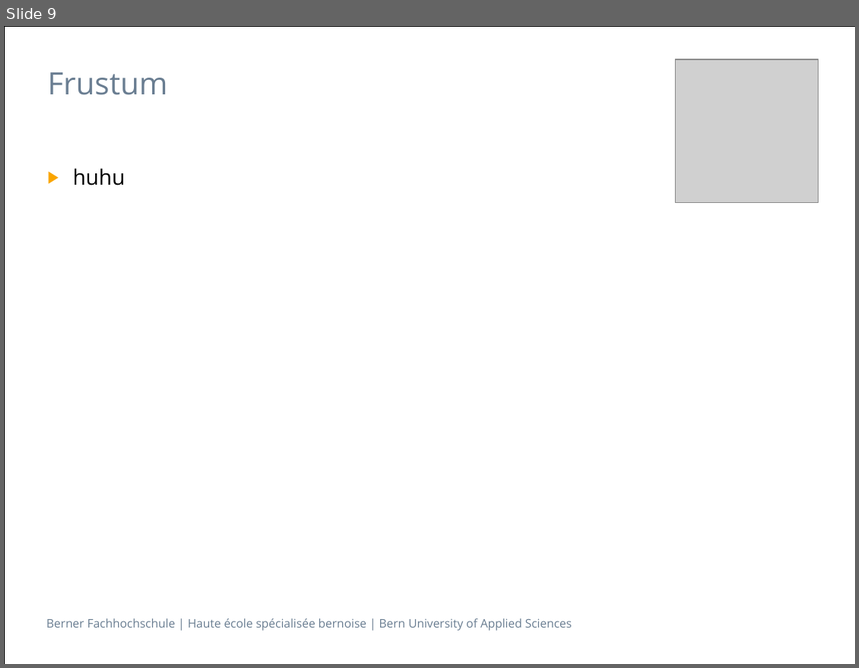
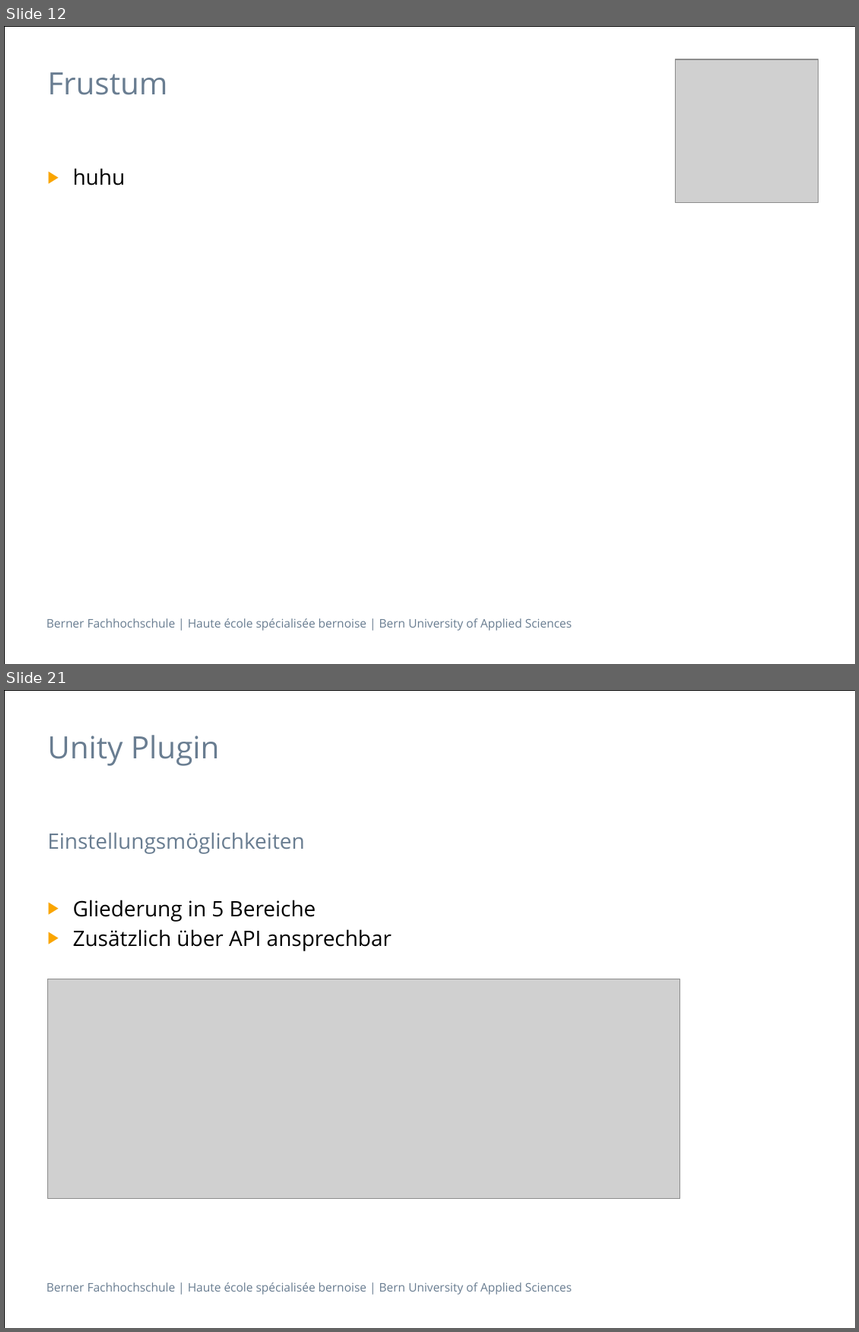
Before and after one commit to cpvrlab/UnityCavePlugin, a slide deck: docs/Presentation/Presentation_part_julien.pptx. Shown one above the other, each under a label of ours: slide 9 before the commit, slides 12 and 21 after it; the slides between them are not shown. The pictures are 859x668 and 859x1332 pixels, drawn with LibreOffice and Linux fonts; fonts in the diff are those of the drawing; grey boxes stand for pictures. Boxes give left, top, right and bottom in pixels: in the first picture for what was removed or moved away, otherwise in the second. Text is boxed around its words. In the diff, an @@ line names an element or a change of style, - is before the commit and + after.

```diff
--- a/docs/Presentation/Presentation_part_julien.pptx
+++ b/docs/Presentation/Presentation_part_julien.pptx
@@ slide 21 added at (x1=4, y1=690, x2=855, y2=1328), background #FFFFFF; not listed: 2 template elements that a slide beside it also shows @@
@@ title added at (x1=47, y1=735, x2=219, y2=766), 26 pt, text #697D91 @@
+Unity Plugin
@@ text added at (x1=47, y1=832, x2=304, y2=854), 18 pt, text #697D91 @@
+Einstellungsmöglichkeiten
@@ text added at (x1=73, y1=900, x2=392, y2=951), 18 pt, text #000000 @@
+▶ Gliederung in 5 Bereiche
+▶ Zusätzlich über API ansprechbar
@@ picture added at (x1=47, y1=980, x2=680, y2=1199) @@
@@ what was slide 9 is now slide 12 @@
```
Also in this commit, not shown: 4 slides changed, 23 other slides added, 1 slide removed, 19 other files.
